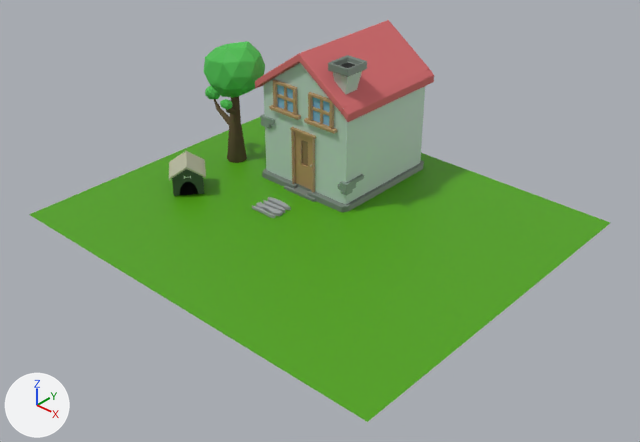
Two versions of the Blender file materials/scene.blend, one commit apart.
Rendered twice from a camera (50 mm lens) standing at (21.35, -12.93, 14.28) and looking at (5.8, 4.23, 0.57). Arrows for +X, +Y and +Z are at lower left; the lights stay in place.

Names of what the first picture shows: 'Dog House', 'Grass Floor', 'House', 'Tree'.
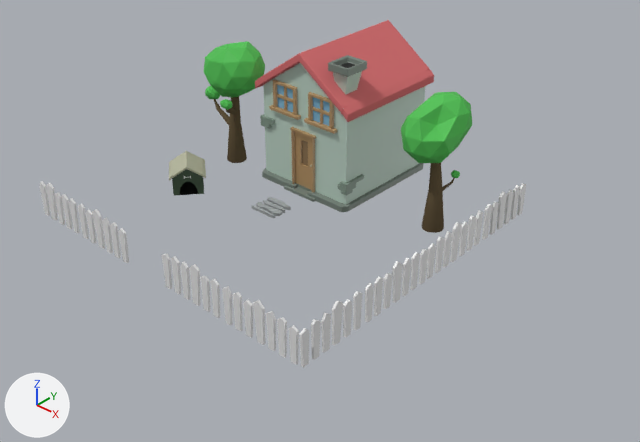
What the commit changed:
Mesh me_cube_001 is new.
It has 500 vertices, 350 faces and spans x -34.0..32.0, y -263.0..1.0, z -1.0..1.0.
Mesh me_cylinder_001 is new.
It has 555 vertices, 514 faces and spans x -3.15..3.89, y -3.4..3.48, z -1.0..2.99.
Faces by material slot: [120, 394].
It uses material mat_tree_body (brown #665841).
It uses material mat_tree_leaf (green #57c25a).
Object 'Grass Floor' (ob_grass_floor) is now hidden.
Object 'Fence' (ob_fence) is new; it shows me_cube_001.
Its location is (4.08, -0.6, 0.65).
Its scale is (0.171, -0.0391, 0.65).
Object 'SecondTree' (ob_secondtree) is new; it shows me_cylinder_001.
Its location is (7.99, 7.04, 1.1).
Its rotation in degrees is (0, 0, 233).
Its scale is (0.3, 0.3, 1.11).

Boxes (x1, y1, x2, y2) around the edits, measured in the pictures (640 x 442 px):
'Grass Floor', hidden (green): before (29, 117, 610, 422)
'Fence', added: after (39, 181, 527, 368)
'SecondTree', added (green): after (401, 92, 472, 233)
    faces in mat_tree_leaf (green #57c25a): (401, 92, 472, 178)
    faces in mat_tree_body (brown #665841): (422, 163, 455, 233)
